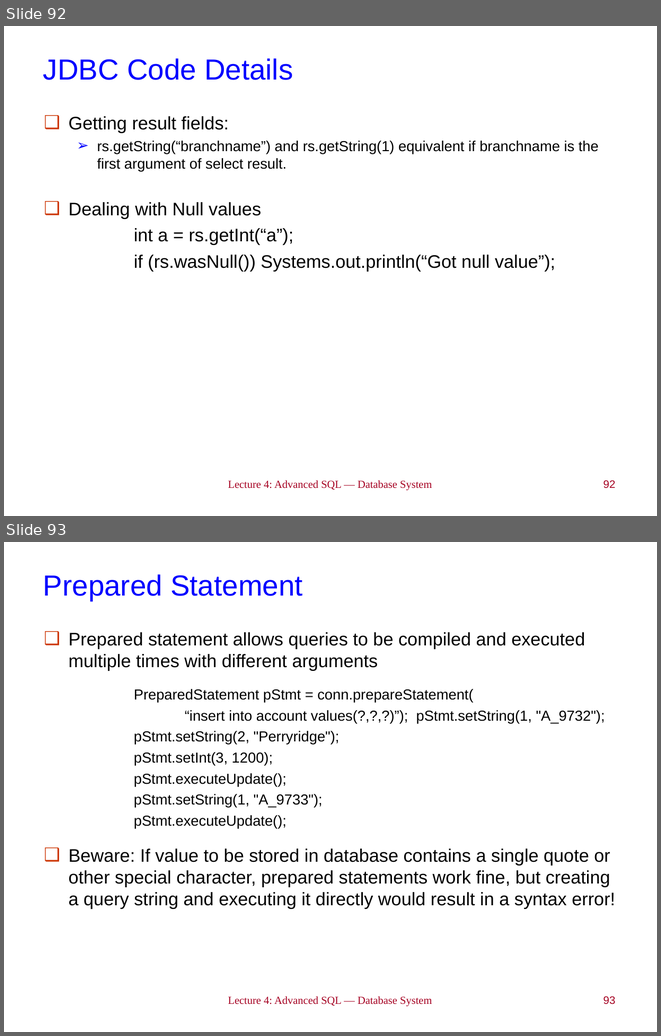
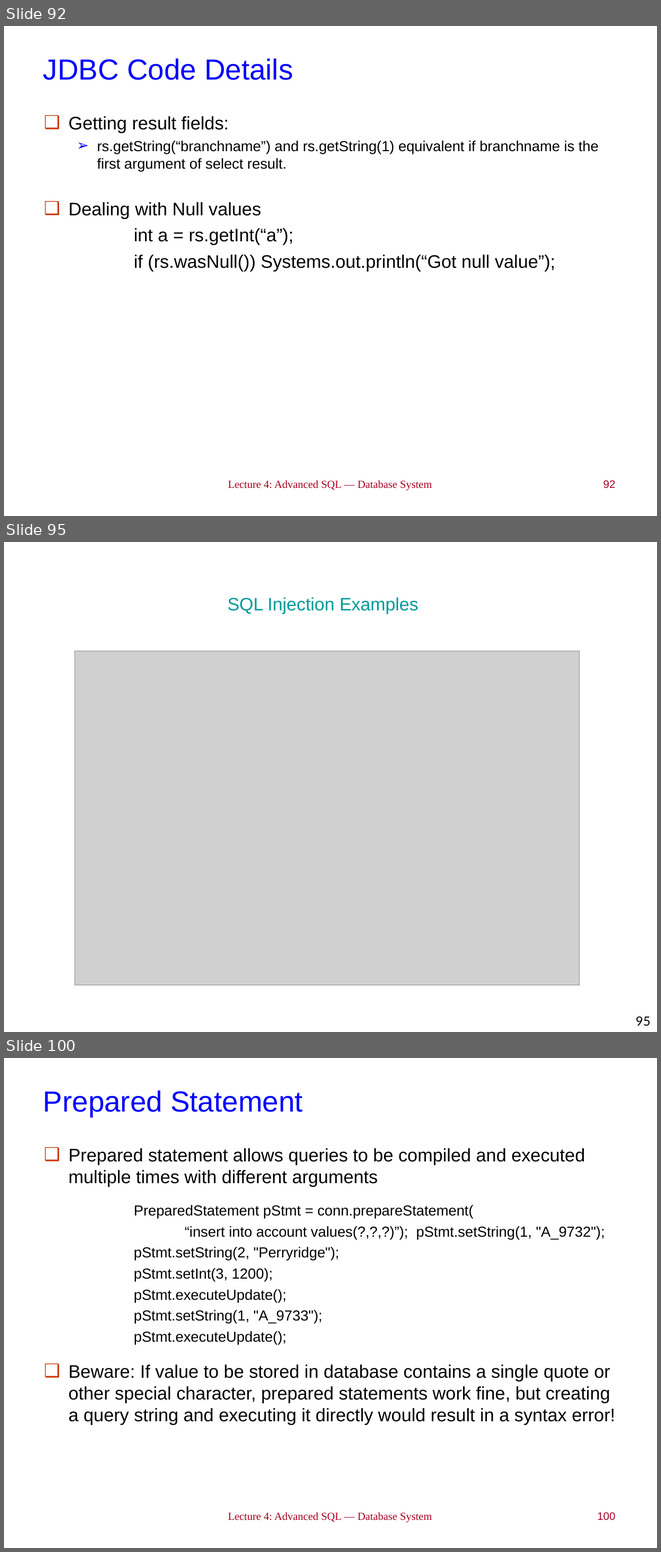
Before and after one commit to LukeLIN-web/DataBase-System-learning, a slide deck: PPT/Lec 4_Advanced SQL.ppt. Shown one above the other, each under a label of ours: slides 92 and 93 before the commit, slides 92, 95 and 100 after it; the slides between them are not shown. The pictures are 661x1036 and 661x1552 pixels, drawn with LibreOffice and Linux fonts; fonts in the diff are those of the drawing; grey boxes stand for pictures. Boxes give left, top, right and bottom in pixels: in the first picture for what was removed or moved away, otherwise in the second. Text is boxed around its words. In the diff, an @@ line names an element or a change of style, - is before the commit and + after.

```diff
--- a/PPT/Lec 4_Advanced SQL.ppt
+++ b/PPT/Lec 4_Advanced SQL.ppt
@@ slide 95 added at <box>4,542,657,1032</box>, background #FFFFFF @@
@@ text added at <box>228,597,418,614</box>, 19.8 pt, text #009999 @@
+SQL Injection Examples
@@ picture added at <box>74,651,579,985</box> @@
@@ page number added at <box>636,1016,651,1025</box>, 14 pt, text #000000 @@
+95
@@ what was slide 93 is now slide 100 @@
@@ page number at <box>597,1512,615,1520</box>: text changed @@
-93
+100
```
Also in this commit, not shown: 3 slides changed, 6 other slides added, 9 other files.
